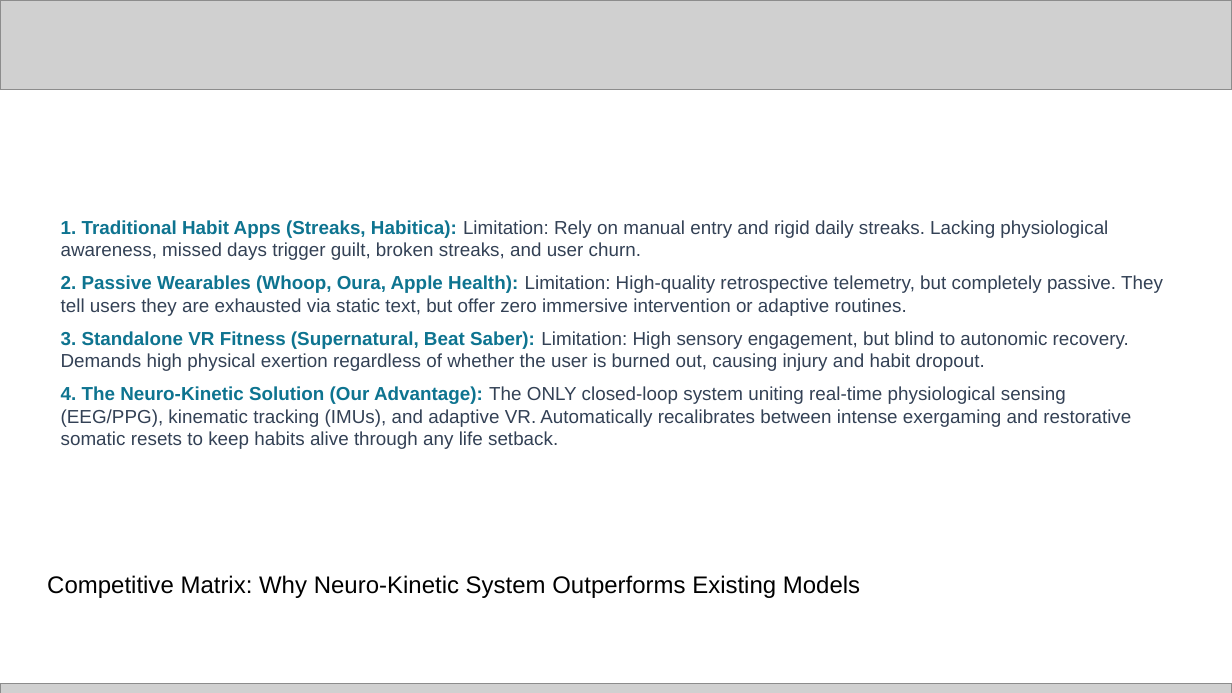
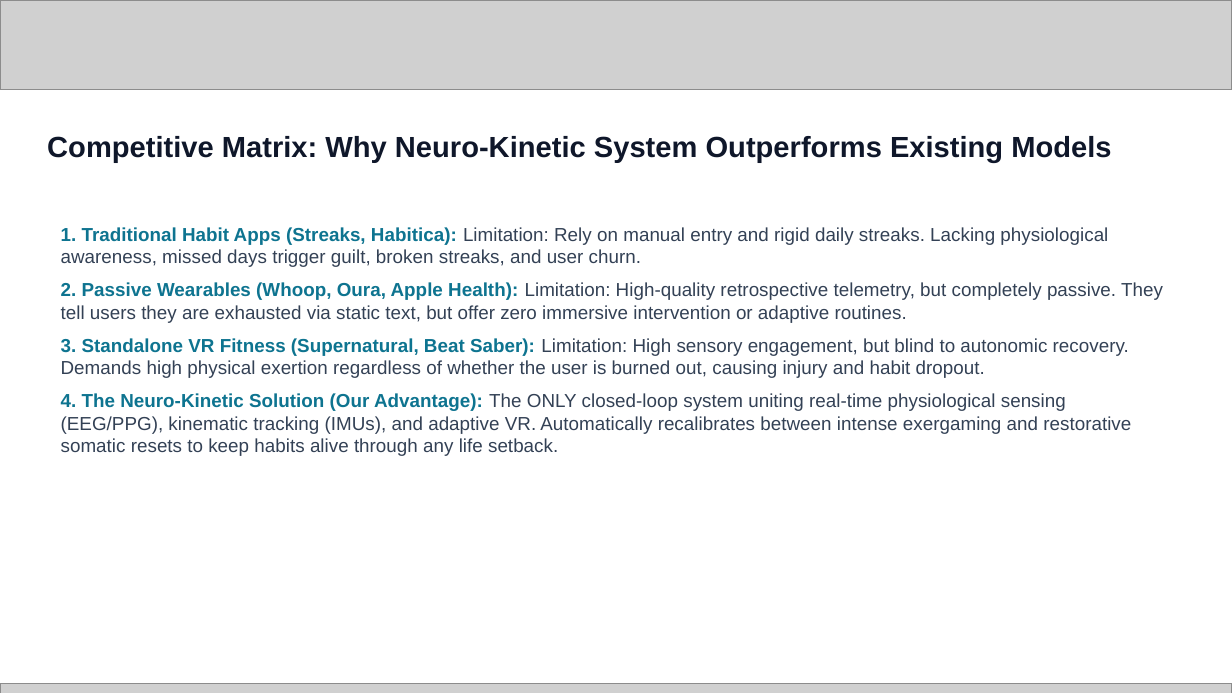
Before and after one commit to chiraghs/Neuro-Kinetic-Behavioral-Health-System, a slide deck: slide 15 of [PUB] Future Health Digital Innovation Challenge | Submission Template.pptx. Drawn at 1232x693 pixels with LibreOffice and Linux fonts; fonts in the diff are those of the drawing; grey boxes stand for pictures. Boxes give left, top, right and bottom in pixels: in the first picture for what was removed or moved away, otherwise in the second. Text is boxed around its words. In the diff, an @@ line names an element or a change of style, - is before the commit and + after.

Commit message:
Fix slide overlaps: embed Mermaid flowchart on Slide 4, fix Slide 15 title, clean Slide 16 template

```diff
--- a/[PUB] Future Health Digital Innovation Challenge | Submission Template.pptx
+++ b/[PUB] Future Health Digital Innovation Challenge | Submission Template.pptx
@@ text "Competitive Matrix: Why Neuro-Kinetic System ...": place and size @@
-text "Competitive Matrix: Why Neuro-Kinetic System ..." at (47,575,860,598)
+text "Competitive Matrix: Why Neuro-Kinetic System ..." at (47,136,1111,162)
@@ text "Competitive Matrix: Why Neuro-Kinetic System ..." at (47,136,1111,162): size 14 to 17 pt, text colour #000000 to #0F172A, bold on @@
@@ text "1. Traditional Habit Apps (Streaks, ...": place and size @@
-text "1. Traditional Habit Apps (Streaks, ..." at (61,220,1163,449)
+text "1. Traditional Habit Apps (Streaks, ..." at (61,227,1163,456)
```
Also in this commit, not shown: 1 other slide changed, 1 slide added, 1 slide removed, 2 other files.
